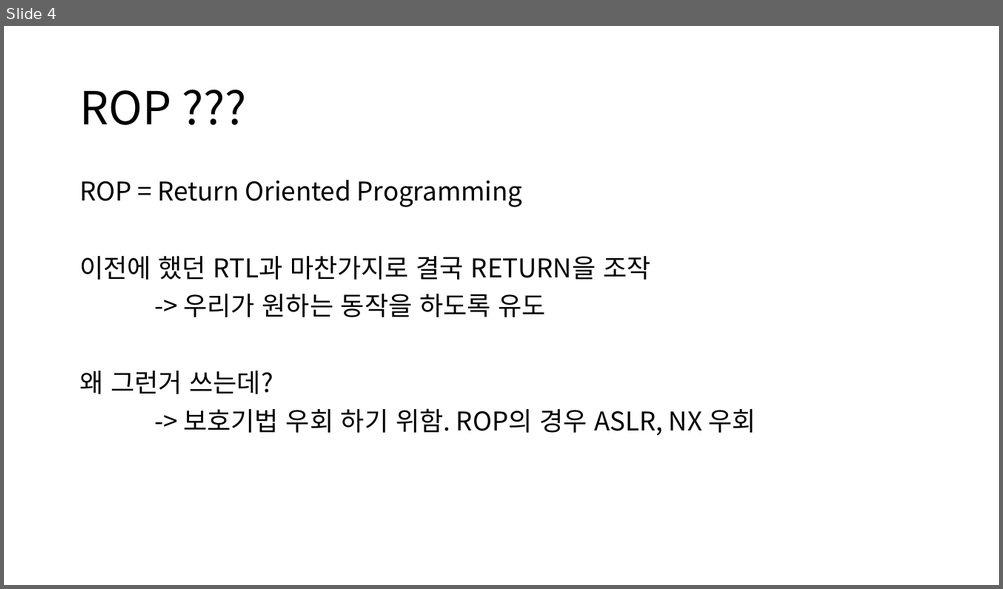
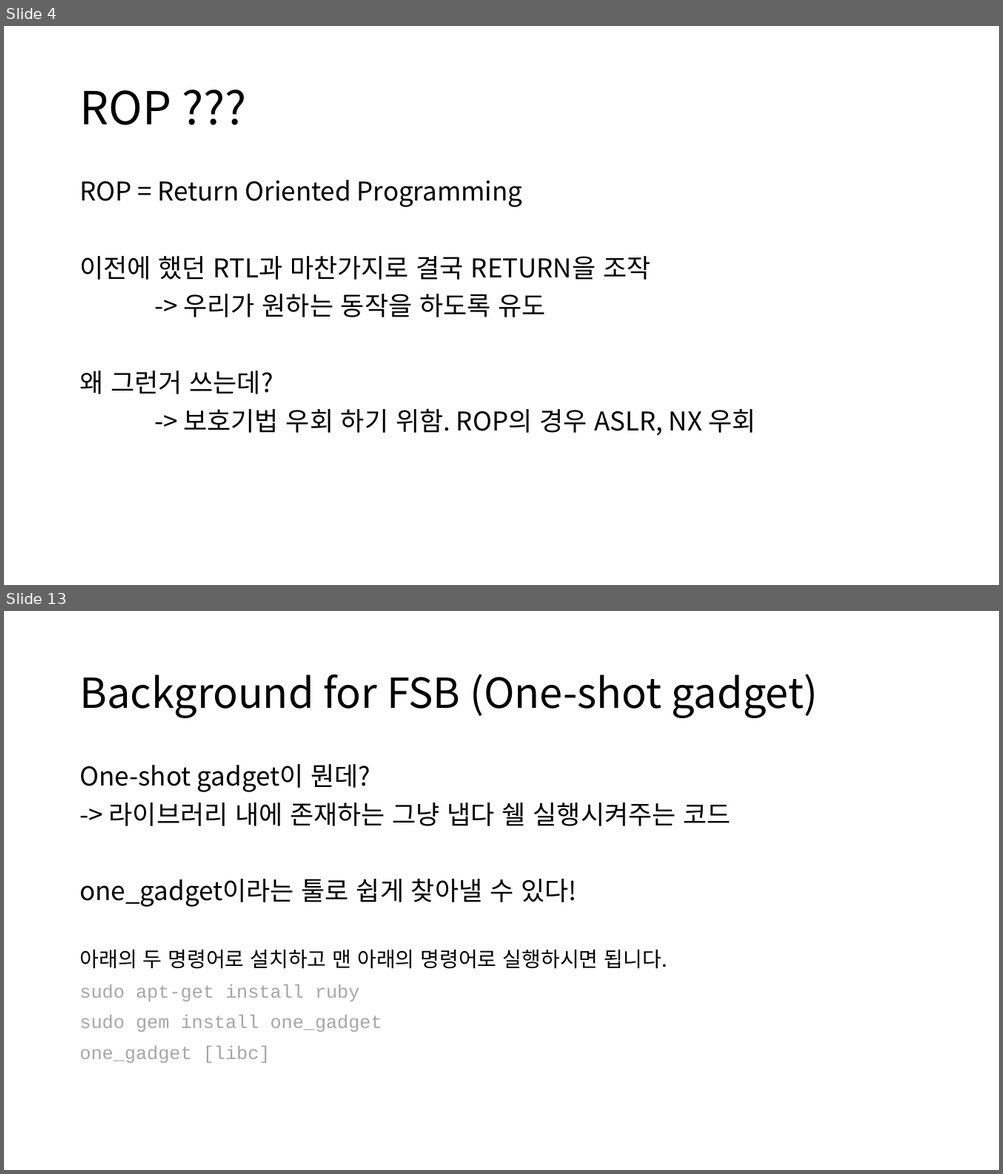
Before and after one commit to more-kohii/Cykor_seminar, a slide deck: ROP_FSB.pptx. Shown one above the other, each under a label of ours: slide 4 before the commit, slides 4 and 13 after it; the slides between them are not shown. The pictures are 1003x589 and 1003x1174 pixels, drawn with LibreOffice and Linux fonts; fonts in the diff are those of the drawing. Boxes give left, top, right and bottom in pixels: in the first picture for what was removed or moved away, otherwise in the second. Text is boxed around its words. In the diff, an @@ line names an element or a change of style, - is before the commit and + after.

```diff
--- a/ROP_FSB.pptx
+++ b/ROP_FSB.pptx
@@ slide 13 added at <box>4,611,999,1170</box>, background #FFFFFF @@
@@ title added at <box>79,674,817,718</box>, 40 pt, text #000000 @@
+Background for FSB (One-shot gadget)
@@ text added at <box>79,764,730,1063</box>, 25 pt, text #000000 @@
+One-shot gadget이 뭔데?
+-> 라이브러리 내에 존재하는 그냥 냅다 쉘 실행시켜주는 코드
+one_gadget이라는 툴로 쉽게 찾아낼 수 있다!
+아래의 두 명령어로 설치하고 맨 아래의 명령어로 실행하시면 됩니다.
+sudo apt-get install ruby
+sudo gem install one_gadget
+one_gadget [libc]
```
Also in this commit, not shown: 2 slides changed, 21 other slides added, 2 slides removed.
